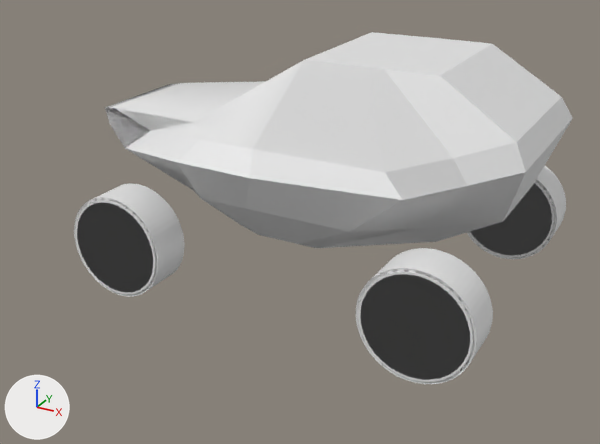
What one commit did to the FBX model Assets/Models/Blends/buggy.fbx.
Camera for both pictures: a 50 mm lens placed at (3.28, -6.4, 3.66), pointed at (0.06, -0.55, 0.74). The lights are fixed; the arrows at lower left show +X, +Y and +Z. Vertices at the same position are counted once.

Before the edit, the objects in view are built like this:
```python
me_cube_006 = bpy.data.meshes.new('Cube.006')
me_cube_006.from_pydata(...)  # 70 vertices, 78 faces; spans x -2.06..2.08, y -1.13..1.14, z -0.8..0.94
me_cylinder = bpy.data.meshes.new('Cylinder')
me_cylinder.from_pydata(...)  # 354 vertices, 450 faces; spans x -0.469..0.469, y -0.159..0.239, z -0.469..0.469
me_cylinder_001 = bpy.data.meshes.new('Cylinder.001')
me_cylinder_001.from_pydata(...)  # 354 vertices, 450 faces; spans x -0.469..0.469, y -0.159..0.239, z -0.469..0.469
me_cylinder_002 = bpy.data.meshes.new('Cylinder.002')
me_cylinder_002.from_pydata(...)  # 354 vertices, 450 faces; spans x -0.469..0.469, y -0.159..0.239, z -0.469..0.469
me_cylinder_004 = bpy.data.meshes.new('Cylinder.004')
me_cylinder_004.from_pydata(...)  # 354 vertices, 450 faces; spans x -0.469..0.469, y -0.159..0.239, z -0.469..0.469
ob_body = bpy.data.objects.new('Body', me_cube_006)
ob_body.location = (-0.076, 0.004, 1.251)
ob_flw = bpy.data.objects.new('FLW', me_cylinder)
ob_flw.location = (-1.325, -1.245, 0.518)
ob_frw = bpy.data.objects.new('FRW', me_cylinder_004)
ob_frw.location = (-1.325, 1.155, 0.518)
ob_rlw = bpy.data.objects.new('RLW', me_cylinder_001)
ob_rlw.location = (1.475, -1.245, 0.518)
ob_rrw = bpy.data.objects.new('RRW', me_cylinder_002)
ob_rrw.location = (1.475, 1.155, 0.518)
```
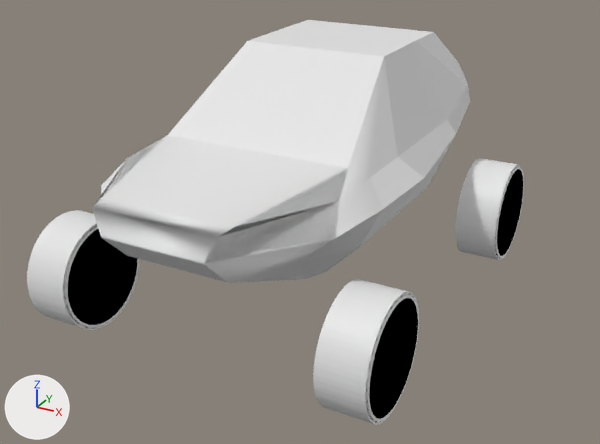
Patch to the scene script:
```diff
--- a/Assets/Models/Blends/buggy.fbx.py
+++ b/Assets/Models/Blends/buggy.fbx.py
@@ me_cylinder_001 @@
 me_cylinder_001.from_pydata(...)  # 354 vertices, 450 faces; spans x -0.469..0.469, y -0.159..0.239, z -0.469..0.469
 # used by ob_rlw; location = (1.475, -1.245, 0.518)
+# me_cylinder_001 part 2: the whole mesh is turned 90 degrees about the z axis through its middle, then moved by (-0.003, -0.04, 0.0)
@@ me_cylinder @@
 # used by ob_flw; location = (-1.325, -1.245, 0.518)
-me_cylinder.from_pydata(...)  # 354 vertices, 450 faces; spans x -0.469..0.469, y -0.159..0.239, z -0.469..0.469
+me_cylinder.from_pydata(...)  # 353 vertices, 450 faces; spans x -0.202..0.196, y -0.469..0.469, z -0.469..0.469
+# me_cylinder part 3: 354 vertices removed from x -0.469..0.469, y -0.159..0.239, z -0.469..0.469; 353 vertices added at x -0.202..0.196, y -0.469..0.469, z -0.469..0.469
@@ me_cylinder_002 @@
 # used by ob_rrw; location = (1.475, 1.155, 0.518)
-me_cylinder_002.from_pydata(...)  # 354 vertices, 450 faces; spans x -0.469..0.469, y -0.159..0.239, z -0.469..0.469
+me_cylinder_002.from_pydata(...)  # 352 vertices, 450 faces; spans x -0.202..0.196, y -0.469..0.469, z -0.469..0.469
+# me_cylinder_002 part 4: 354 vertices removed from x -0.469..0.469, y -0.159..0.239, z -0.469..0.469; 352 vertices added at x -0.202..0.196, y -0.469..0.469, z -0.469..0.469
@@ me_cube_006 @@
 me_cube_006.from_pydata(...)  # 70 vertices, 78 faces; spans x -2.06..2.08, y -1.13..1.14, z -0.8..0.94
 # used by ob_body; location = (-0.076, 0.004, 1.251)
+# me_cube_006 part 1: the whole mesh is turned 90 degrees about the z axis through its middle, then moved by (-0.01, -0.22, -0.08)
@@ ob_rlw @@
 ob_rlw = bpy.data.objects.new('RLW', me_cylinder_001)
-ob_rlw.location = (1.475, -1.245, 0.518)
+ob_rlw.location = (1.3, 1.055, 0.518)
@@ ob_flw @@
 ob_flw = bpy.data.objects.new('FLW', me_cylinder)
-ob_flw.location = (-1.325, -1.245, 0.518)
+ob_flw.location = (1.3, -1.795, 0.488)
@@ ob_frw @@
 ob_frw = bpy.data.objects.new('FRW', me_cylinder_004)
-ob_frw.location = (-1.325, 1.155, 0.518)
+ob_frw.location = (-1.3, -1.795, 0.488)
@@ ob_rrw @@
 ob_rrw = bpy.data.objects.new('RRW', me_cylinder_002)
-ob_rrw.location = (1.475, 1.155, 0.518)
+ob_rrw.location = (-1.3, 1.055, 0.518)
@@ ob_body @@
 ob_body = bpy.data.objects.new('Body', me_cube_006)
-ob_body.location = (-0.076, 0.004, 1.251)
+ob_body.location = (0.005, -0.224, 1.331)
```

Boxes [x1, y1, x2, y2] around the edits, measured in the pictures (600 x 444 px):
'Body', mesh turned, moved: before [105, 32, 573, 248]; after [92, 20, 470, 283]
'FLW', reshaped, moved (28% taller): before [74, 183, 184, 297]; after [313, 279, 419, 425]
'RLW', mesh turned, moved: before [356, 248, 493, 384]; after [455, 158, 524, 260]
'FRW', moved (not visible before): after [27, 210, 140, 330]
'RRW', reshaped, moved (not visible afterwards): before [467, 166, 566, 259]
